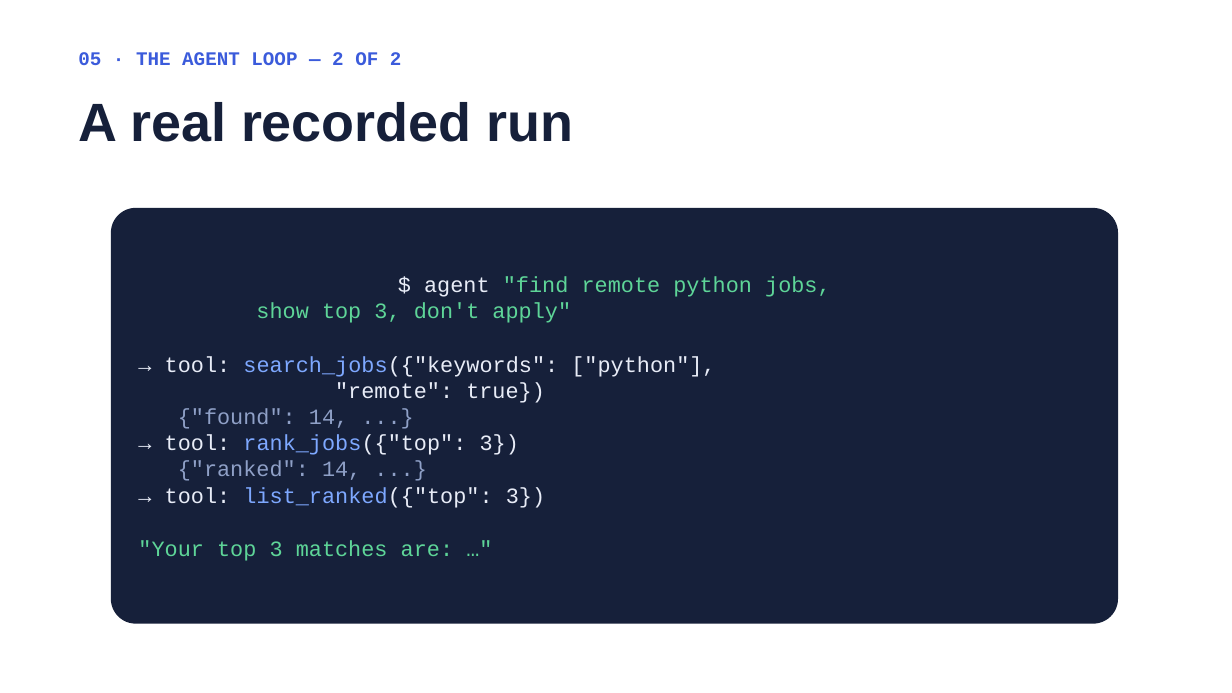
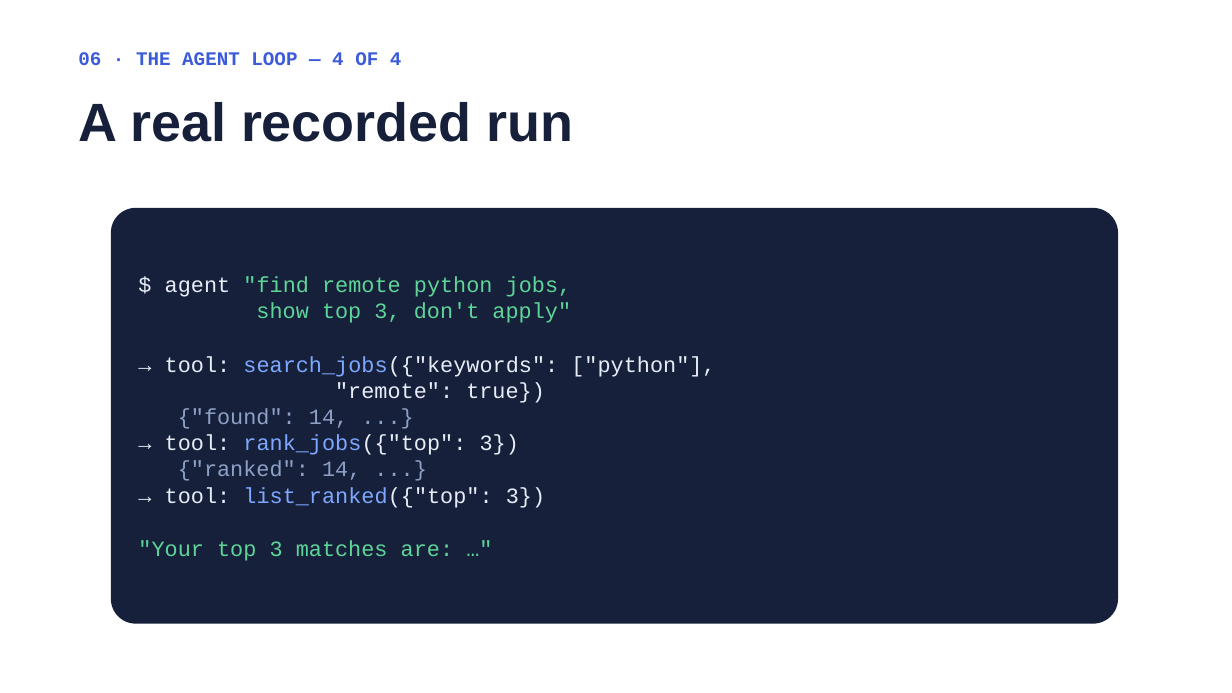
Before and after one commit to DavidZeff1/agent, a slide deck: slide 20 of presentation/Job Agent Presentation.pptx (slide 14 before the commit). Drawn at 1232x693 pixels with LibreOffice and Linux fonts; fonts in the diff are those of the drawing. Boxes give left, top, right and bottom in pixels: in the first picture for what was removed or moved away, otherwise in the second. Text is boxed around its words. In the diff, an @@ line names an element or a change of style, - is before the commit and + after.

```diff
--- a/presentation/Job Agent Presentation.pptx
+++ b/presentation/Job Agent Presentation.pptx
@@ text at (78, 52, 402, 65): text changed @@
-05 · THE AGENT LOOP — 2 OF 2
+06 · THE AGENT LOOP — 4 OF 4
@@ text in rounded rectangle at (165, 276, 572, 297): alignment centre to left @@
```
Also in this commit, not shown: 15 other slides changed, 13 slides added, 2 other files.
